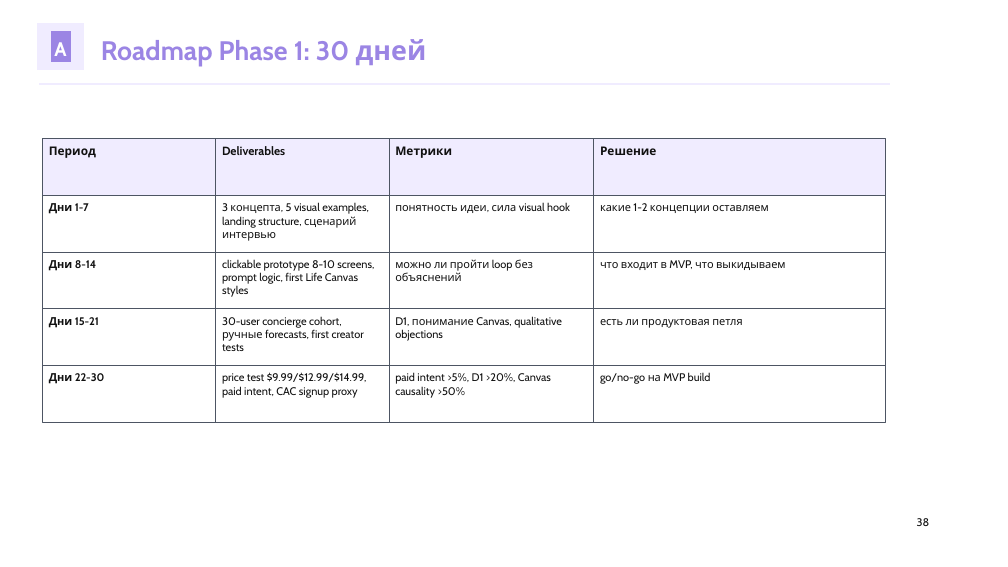
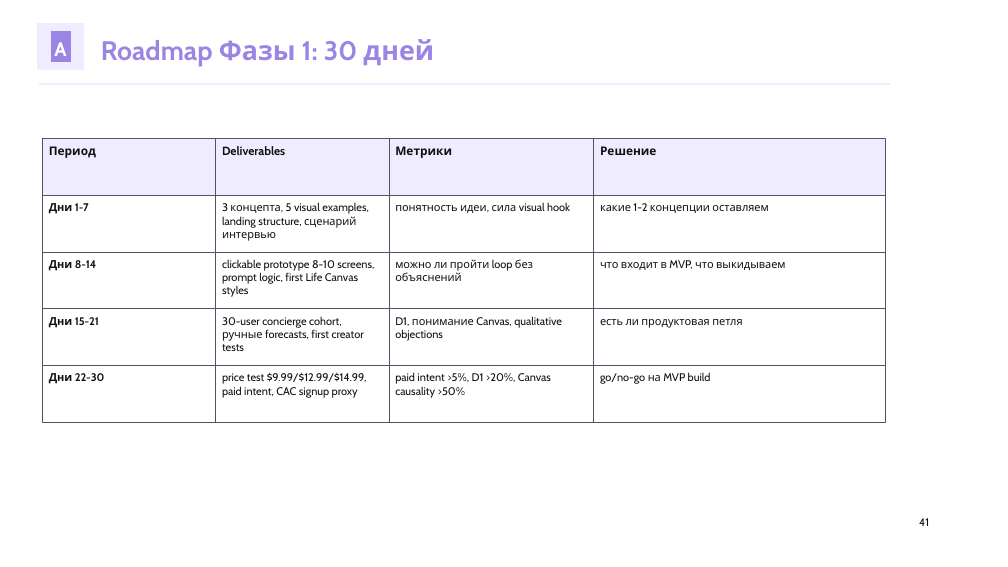
Before and after one commit to kirbudilov01/alina-research, a slide deck: slide 41 of output/pptx/AURA_TRENDVI_STYLE_DECK.pptx (slide 38 before the commit). Drawn at 1008x567 pixels with LibreOffice and Linux fonts; fonts in the diff are those of the drawing. Boxes give left, top, right and bottom in pixels: in the first picture for what was removed or moved away, otherwise in the second. Text is boxed around its words. In the diff, an @@ line names an element or a change of style, - is before the commit and + after.

Commit message:
Expand AURA financial model and phase offer

```diff
--- a/output/pptx/AURA_TRENDVI_STYLE_DECK.pptx
+++ b/output/pptx/AURA_TRENDVI_STYLE_DECK.pptx
@@ text at [101,39,434,67]: text changed @@
-Roadmap Phase 1: 30 дней
+Roadmap Фазы 1: 30 дней
@@ text at [919,518,929,526]: text changed @@
-38
+41
```
Also in this commit, not shown: 13 other slides changed, 3 slides added, 4 other files.
